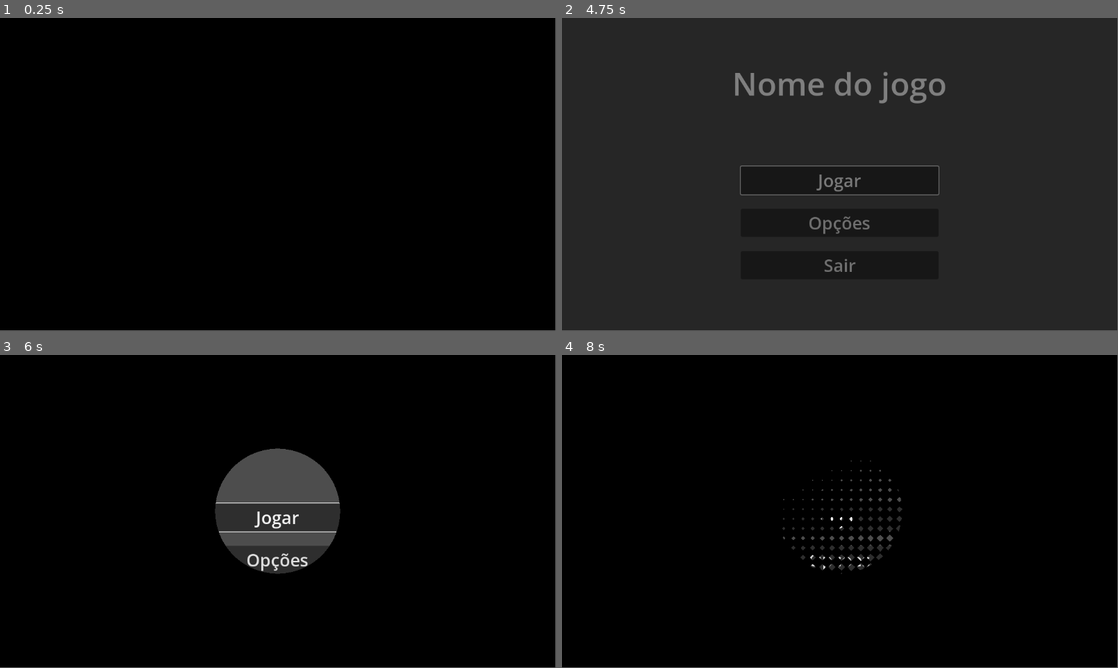
Above: before the commit, frames 1-4 (two rows, left to right).
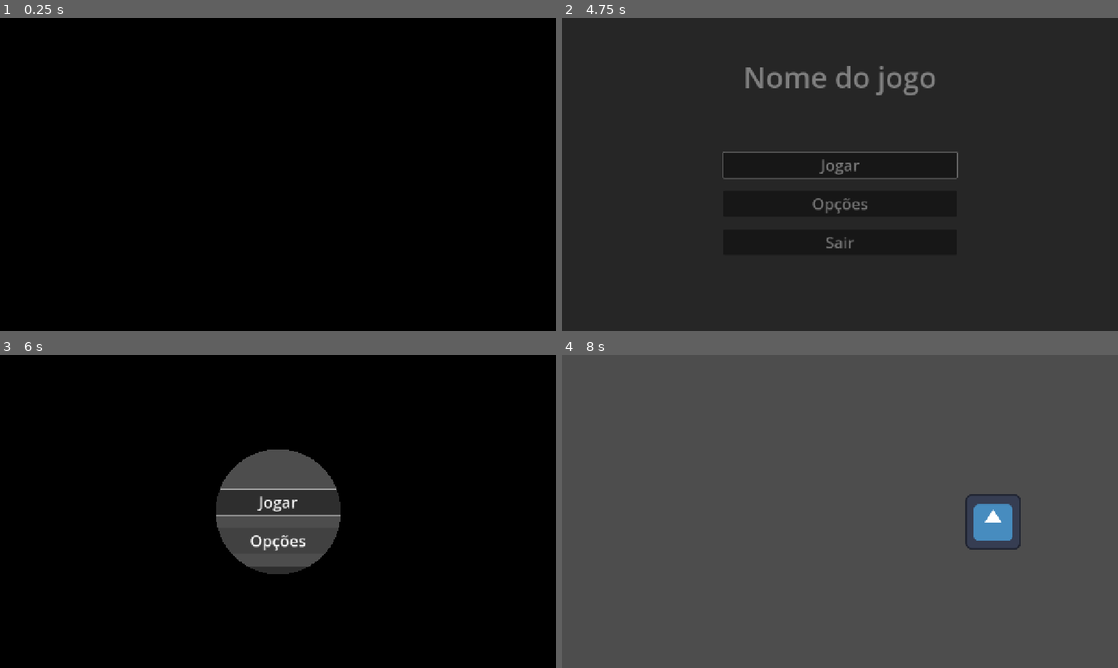
Above: after the commit, the same moments.

Repository: jpsalim21/Godot-Projeto-Base
Game: Godot game, scene res://Menus/MenuInicial.tscn
The game is run twice, just before and just after one commit, with the same random seed, the same clock (stepped at 60 frames per second) and the same inputs. The engine's default icon, where the game draws it, is replaced by a stand-in: a white triangle on a blue panel in a dark square.
Inputs (mouse positions are in pixels of both pictures, inside the frame that each line leads up to):
- Up to frame 1 (0.25 s): no input
- Up to frame 2 (4.75 s): click "Jogar" at 0.5 s; click "Jogar" at 1.25 s; click "Opções" at 2 s; click "Opções" at 2.75 s; click "Jogar" at 3.5 s; click "Opções" at 4.25 s
- Up to frame 3 (6 s): tap Enter (ui_accept) at 5 s; move the mouse to (400, 495) at 5.02 s; hold Enter (ui_accept) 5.03-5.75 s; click (400, 495) at 5.17 s; drag from (166, 527) to (250, 574) at 5.77 s
- Up to frame 4 (8 s): move the mouse to (895, 442) at 6.52 s; hold Enter (ui_accept) 6.53-7.25 s; click (895, 442) at 6.67 s; drag from (812, 574) to (673, 464) at 7.27 s
In our replay, the window is 799x449 before the commit and 800x450 after it. These sizes can differ from the game's own. Grey fills any space a smaller window leaves; there, only what the larger window draws over its background counts as a difference.

The runs differ from the first frame. In frame 1, only the window size differs. In frame 2, 3.0% of the frame differs, in the area x 28-72%, y 15-82%; in frame 3, 3.0%; in frame 4, 99%, in the area x 0-100%, y 0-100%.

Commit message:
Mini correções

Diff:
--- a/DESCONSIDERAR/TesteTransicao.gd
+++ b/DESCONSIDERAR/TesteTransicao.gd
@@ -5,4 +5,4 @@
 
 func _input(event: InputEvent) -> void:
 	if event.is_action_pressed("ui_accept"):
-		SceneController.changeSceneTo("res://Menus/MenuInicial.tscn", "CircleToon", "Circle")
+		SceneController.changeSceneTo("res://Menus/MenuInicial.tscn", "CircleToon", "Fade")
--- a/Menus/MenuInicial.gd
+++ b/Menus/MenuInicial.gd
@@ -14,7 +14,7 @@
 
 #Menu inicial
 func _on_start_pressed() -> void:
-	SceneController.changeSceneTo("Teste.tscn", "CircleToon")
+	SceneController.changeSceneTo("res://DESCONSIDERAR/Teste.tscn", "CircleToon")
 
 func _on_options_pressed() -> void:
 	opcoes.visible = true
--- a/Menus/MenuPause.gd
+++ b/Menus/MenuPause.gd
@@ -31,3 +31,9 @@
 
 func _on_voltar_pressed() -> void:
 	visible = false
+
+func _on_sair_pressed() -> void:
+	visible = false
+	get_tree().paused = false
+	SceneController.changeSceneTo("res://Menus/MenuInicial.tscn")
+	pass # Replace with function body.
--- a/Menus/MenuPause.tscn
+++ b/Menus/MenuPause.tscn
@@ -88,6 +88,10 @@
 layout_mode = 2
 text = "Voltar"
 
+[node name="Sair" type="Button" parent="VBoxContainer"]
+layout_mode = 2
+text = "Sair do Jogo"
+
 [connection signal="visibility_changed" from="." to="." method="_on_visibility_changed"]
 [connection signal="visibility_changed" from="Panel" to="." method="_on_panel_visibility_changed"]
 [connection signal="item_selected" from="VBoxContainer/Resolucao" to="." method="_on_resolucao_item_selected"]
@@ -95,3 +99,4 @@
 [connection signal="value_changed" from="VBoxContainer/MusicaSlider" to="." method="_on_musica_slider_value_changed"]
 [connection signal="value_changed" from="VBoxContainer/SFXSlider" to="." method="_on_sfx_slider_value_changed"]
 [connection signal="pressed" from="VBoxContainer/Voltar" to="." method="_on_voltar_pressed"]
+[connection signal="pressed" from="VBoxContainer/Sair" to="." method="_on_sair_pressed"]
--- a/TransicaoDeCenas/TransicaoCena.tscn
+++ b/TransicaoDeCenas/TransicaoCena.tscn
@@ -74,26 +74,26 @@
 tracks/1/type = "value"
 tracks/1/imported = false
 tracks/1/enabled = true
-tracks/1/path = NodePath("PainelComum:visible")
-tracks/1/interp = 1
-tracks/1/loop_wrap = true
-tracks/1/keys = {
-"times": PackedFloat32Array(0, 1.4),
-"transitions": PackedFloat32Array(1, 1),
-"update": 1,
-"values": [false, true]
-}
-tracks/2/type = "value"
-tracks/2/imported = false
-tracks/2/enabled = true
-tracks/2/path = NodePath("CircleTransition:visible")
-tracks/2/interp = 1
-tracks/2/loop_wrap = true
-tracks/2/keys = {
+tracks/1/path = NodePath("CircleTransition:visible")
+tracks/1/interp = 1
+tracks/1/loop_wrap = true
+tracks/1/keys = {
 "times": PackedFloat32Array(0, 1.5),
 "transitions": PackedFloat32Array(1, 1),
 "update": 1,
 "values": [true, false]
+}
+tracks/2/type = "value"
+tracks/2/imported = false
+tracks/2/enabled = true
+tracks/2/path = NodePath("PainelComum:visible")
+tracks/2/interp = 1
+tracks/2/loop_wrap = true
+tracks/2/keys = {
+"times": PackedFloat32Array(0, 1.4, 1.5),
+"transitions": PackedFloat32Array(1, 1, 1),
+"update": 1,
+"values": [false, false, true]
 }
 
 [sub_resource type="Animation" id="Animation_lurmq"]
@@ -136,6 +136,33 @@
 "values": [false, false, true]
 }
 
+[sub_resource type="Animation" id="Animation_lirmv"]
+resource_name = "Fade"
+tracks/0/type = "value"
+tracks/0/imported = false
+tracks/0/enabled = true
+tracks/0/path = NodePath("Fade:self_modulate")
+tracks/0/interp = 1
+tracks/0/loop_wrap = true
+tracks/0/keys = {
+"times": PackedFloat32Array(0, 1),
+"transitions": PackedFloat32Array(1, 1),
+"update": 0,
+"values": [Color(1, 1, 1, 0), Color(1, 1, 1, 1)]
+}
+tracks/1/type = "value"
+tracks/1/imported = false
+tracks/1/enabled = true
+tracks/1/path = NodePath("PainelComum:visible")
+tracks/1/interp = 1
+tracks/1/loop_wrap = true
+tracks/1/keys = {
+"times": PackedFloat32Array(0, 0.91, 1),
+"transitions": PackedFloat32Array(1, 1, 1),
+"update": 1,
+"values": [false, false, true]
+}
+
 [sub_resource type="Animation" id="Animation_sc7fa"]
 length = 0.001
 tracks/0/type = "value"
@@ -165,19 +192,19 @@
 tracks/2/type = "value"
 tracks/2/imported = false
 tracks/2/enabled = true
-tracks/2/path = NodePath("PainelComum:visible")
-tracks/2/interp = 1
-tracks/2/loop_wrap = true
-tracks/2/keys = {
-"times": PackedFloat32Array(0),
-"transitions": PackedFloat32Array(1),
-"update": 1,
-"values": [false]
+tracks/2/path = NodePath("CircleTransition:visible")
+tracks/2/interp = 1
+tracks/2/loop_wrap = true
+tracks/2/keys = {
+"times": PackedFloat32Array(0),
+"transitions": PackedFloat32Array(1),
+"update": 1,
+"values": [true]
 }
 tracks/3/type = "value"
 tracks/3/imported = false
 tracks/3/enabled = true
-tracks/3/path = NodePath("CircleTransition:visible")
+tracks/3/path = NodePath("DiamondTransition:visible")
 tracks/3/interp = 1
 tracks/3/loop_wrap = true
 tracks/3/keys = {
@@ -189,53 +216,26 @@
 tracks/4/type = "value"
 tracks/4/imported = false
 tracks/4/enabled = true
-tracks/4/path = NodePath("DiamondTransition:visible")
+tracks/4/path = NodePath("Fade:self_modulate")
 tracks/4/interp = 1
 tracks/4/loop_wrap = true
 tracks/4/keys = {
 "times": PackedFloat32Array(0),
 "transitions": PackedFloat32Array(1),
-"update": 1,
-"values": [true]
+"update": 0,
+"values": [Color(1, 1, 1, 0)]
 }
 tracks/5/type = "value"
 tracks/5/imported = false
 tracks/5/enabled = true
-tracks/5/path = NodePath("PainelComum:self_modulate")
+tracks/5/path = NodePath("PainelComum:visible")
 tracks/5/interp = 1
 tracks/5/loop_wrap = true
 tracks/5/keys = {
 "times": PackedFloat32Array(0),
 "transitions": PackedFloat32Array(1),
-"update": 0,
-"values": [Color(1, 1, 1, 0)]
-}
-
-[sub_resource type="Animation" id="Animation_lirmv"]
-resource_name = "Fade"
-tracks/0/type = "value"
-tracks/0/imported = false
-tracks/0/enabled = true
-tracks/0/path = NodePath("PainelComum:visible")
-tracks/0/interp = 1
-tracks/0/loop_wrap = true
-tracks/0/keys = {
-"times": PackedFloat32Array(0, 0.1, 1),
-"transitions": PackedFloat32Array(1, 1, 1),
-"update": 1,
-"values": [false, true, true]
-}
-tracks/1/type = "value"
-tracks/1/imported = false
-tracks/1/enabled = true
-tracks/1/path = NodePath("PainelComum:self_modulate")
-tracks/1/interp = 1
-tracks/1/loop_wrap = true
-tracks/1/keys = {
-"times": PackedFloat32Array(0.11, 1),
-"transitions": PackedFloat32Array(1, 1),
-"update": 0,
-"values": [Color(1, 1, 1, 0), Color(1, 1, 1, 1)]
+"update": 1,
+"values": [false]
 }
 
 [sub_resource type="AnimationLibrary" id="AnimationLibrary_hvb6t"]
@@ -270,14 +270,24 @@
 mouse_filter = 2
 color = Color(0, 0, 0, 1)
 
+[node name="Fade" type="ColorRect" parent="."]
+self_modulate = Color(1, 1, 1, 0)
+anchors_preset = 15
+anchor_right = 1.0
+anchor_bottom = 1.0
+grow_horizontal = 2
+grow_vertical = 2
+mouse_filter = 2
+color = Color(0, 0, 0, 1)
+
 [node name="PainelComum" type="ColorRect" parent="."]
 visible = false
-self_modulate = Color(1, 1, 1, 0)
-anchors_preset = 15
-anchor_right = 1.0
-anchor_bottom = 1.0
-grow_horizontal = 2
-grow_vertical = 2
+anchors_preset = 15
+anchor_right = 1.0
+anchor_bottom = 1.0
+grow_horizontal = 2
+grow_vertical = 2
+mouse_filter = 2
 color = Color(0, 0, 0, 1)
 
 [node name="AnimationPlayer" type="AnimationPlayer" parent="."]
--- a/project.godot
+++ b/project.godot
@@ -21,6 +21,12 @@
 SceneController="*res://TransicaoDeCenas/SceneController.gd"
 GameController="*res://Menus/GameController.gd"
 
+[display]
+
+window/size/viewport_width=1280
+window/size/viewport_height=720
+window/stretch/mode="canvas_items"
+
 [dotnet]
 
 project/assembly_name="ProjetoBase"
Not shown, added: TesteTransicao.gd.uid
